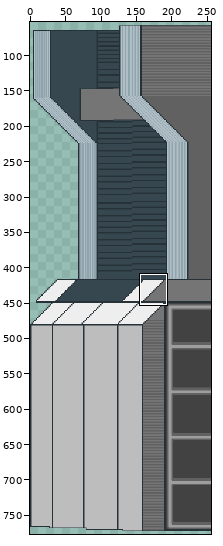
Pixel-art file -- Sprites/Bad_Guys/Boss/BG-104-Boss/Test_Grx_03.aseprite. The first picture is a wide view before the edit; the outline marks the close-up.
Close-up. As it was:
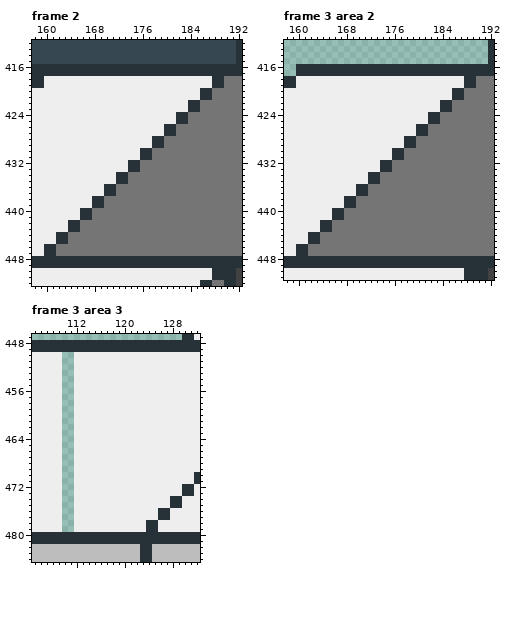
256x816 pixels, 6 frames. Shown: frame 2: x 158..192, y 412..452; frame 3 area 2: x 158..192, y 412..451; frame 3 area 3: x 105..132, y 447..484. The wide view leaves out empty margins.
After:
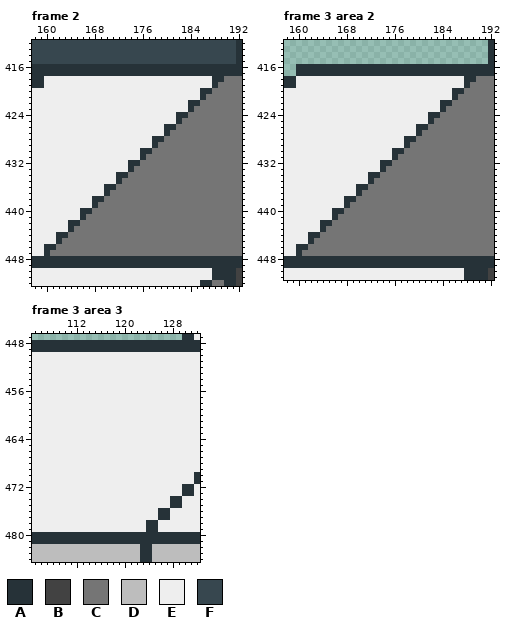
Palette (. is transparent): A #263238  B #424242  C #757575  D #bdbdbd  E #eeeeee  F #37474f
The edit:
--- frame 2, layer "Main_Top"
@@ x 158..192 @@
 418 AAEEEEEEEEEEEEEEEEEEEEEEEEEEEEAACCC
-419 AAEEEEEEEEEEEEEEEEEEEEEEEEEEEEAACCC
+419 AAEEEEEEEEEEEEEEEEEEEEEEEEEEEEACCCC
 420 EEEEEEEEEEEEEEEEEEEEEEEEEEEEAACCCCC
-421 EEEEEEEEEEEEEEEEEEEEEEEEEEEEAACCCCC
+421 EEEEEEEEEEEEEEEEEEEEEEEEEEEEACCCCCC
 422 EEEEEEEEEEEEEEEEEEEEEEEEEEAACCCCCCC
-423 EEEEEEEEEEEEEEEEEEEEEEEEEEAACCCCCCC
+423 EEEEEEEEEEEEEEEEEEEEEEEEEEACCCCCCCC
 424 EEEEEEEEEEEEEEEEEEEEEEEEAACCCCCCCCC
-425 EEEEEEEEEEEEEEEEEEEEEEEEAACCCCCCCCC
+425 EEEEEEEEEEEEEEEEEEEEEEEEACCCCCCCCCC
 426 EEEEEEEEEEEEEEEEEEEEEEAACCCCCCCCCCC
-427 EEEEEEEEEEEEEEEEEEEEEEAACCCCCCCCCCC
+427 EEEEEEEEEEEEEEEEEEEEEEACCCCCCCCCCCC
 428 EEEEEEEEEEEEEEEEEEEEAACCCCCCCCCCCCC
-429 EEEEEEEEEEEEEEEEEEEEAACCCCCCCCCCCCC
+429 EEEEEEEEEEEEEEEEEEEEACCCCCCCCCCCCCC
 430 EEEEEEEEEEEEEEEEEEAACCCCCCCCCCCCCCC
-431 EEEEEEEEEEEEEEEEEEAACCCCCCCCCCCCCCC
+431 EEEEEEEEEEEEEEEEEEACCCCCCCCCCCCCCCC
 432 EEEEEEEEEEEEEEEEAACCCCCCCCCCCCCCCCC
-433 EEEEEEEEEEEEEEEEAACCCCCCCCCCCCCCCCC
+433 EEEEEEEEEEEEEEEEACCCCCCCCCCCCCCCCCC
 434 EEEEEEEEEEEEEEAACCCCCCCCCCCCCCCCCCC
-435 EEEEEEEEEEEEEEAACCCCCCCCCCCCCCCCCCC
+435 EEEEEEEEEEEEEEACCCCCCCCCCCCCCCCCCCC
 436 EEEEEEEEEEEEAACCCCCCCCCCCCCCCCCCCCC
-437 EEEEEEEEEEEEAACCCCCCCCCCCCCCCCCCCCC
+437 EEEEEEEEEEEEACCCCCCCCCCCCCCCCCCCCCC
 438 EEEEEEEEEEAACCCCCCCCCCCCCCCCCCCCCCC
-439 EEEEEEEEEEAACCCCCCCCCCCCCCCCCCCCCCC
+439 EEEEEEEEEEACCCCCCCCCCCCCCCCCCCCCCCC
 440 EEEEEEEEAACCCCCCCCCCCCCCCCCCCCCCCCC
-441 EEEEEEEEAACCCCCCCCCCCCCCCCCCCCCCCCC
+441 EEEEEEEEACCCCCCCCCCCCCCCCCCCCCCCCCC
 442 EEEEEEAACCCCCCCCCCCCCCCCCCCCCCCCCCC
-443 EEEEEEAACCCCCCCCCCCCCCCCCCCCCCCCCCC
+443 EEEEEEACCCCCCCCCCCCCCCCCCCCCCCCCCCC
 444 EEEEAACCCCCCCCCCCCCCCCCCCCCCCCCCCCC
-445 EEEEAACCCCCCCCCCCCCCCCCCCCCCCCCCCCC
+445 EEEEACCCCCCCCCCCCCCCCCCCCCCCCCCCCCC
 446 EEAACCCCCCCCCCCCCCCCCCCCCCCCCCCCCCC
-447 EEAACCCCCCCCCCCCCCCCCCCCCCCCCCCCCCC
+447 EEACCCCCCCCCCCCCCCCCCCCCCCCCCCCCCCC
 448 AAAAAAAAAAAAAAAAAAAAAAAAAAAAAAAAAAA
--- frame 3 area 2, layer "Main_Top": the same change as frame 2
--- frame 3 area 3, layer "Main_Top"
@@ x 108..113 @@
 449 AAAAAA
-450 EE..EE
-451 EE..EE
-452 EE..EE
-453 EE..EE
-454 EE..EE
-455 EE..EE
-456 EE..EE
-457 EE..EE
-458 EE..EE
-459 EE..EE
-460 EE..EE
-461 EE..EE
-462 EE..EE
-463 EE..EE
-464 EE..EE
-465 EE..EE
-466 EE..EE
-467 EE..EE
-468 EE..EE
-469 EE..EE
-470 EE..EE
-471 EE..EE
-472 EE..EE
-473 EE..EE
-474 EE..EE
-475 EE..EE
-476 EE..EE
-477 EE..EE
-478 EE..EE
-479 EE..EE
+450 EEEEEE
+451 EEEEEE
+452 EEEEEE
+453 EEEEEE
+454 EEEEEE
+455 EEEEEE
+456 EEEEEE
+457 EEEEEE
+458 EEEEEE
+459 EEEEEE
+460 EEEEEE
+461 EEEEEE
+462 EEEEEE
+463 EEEEEE
+464 EEEEEE
+465 EEEEEE
+466 EEEEEE
+467 EEEEEE
+468 EEEEEE
+469 EEEEEE
+470 EEEEEE
+471 EEEEEE
+472 EEEEEE
+473 EEEEEE
+474 EEEEEE
+475 EEEEEE
+476 EEEEEE
+477 EEEEEE
+478 EEEEEE
+479 EEEEEE
 480 AAAAAA
